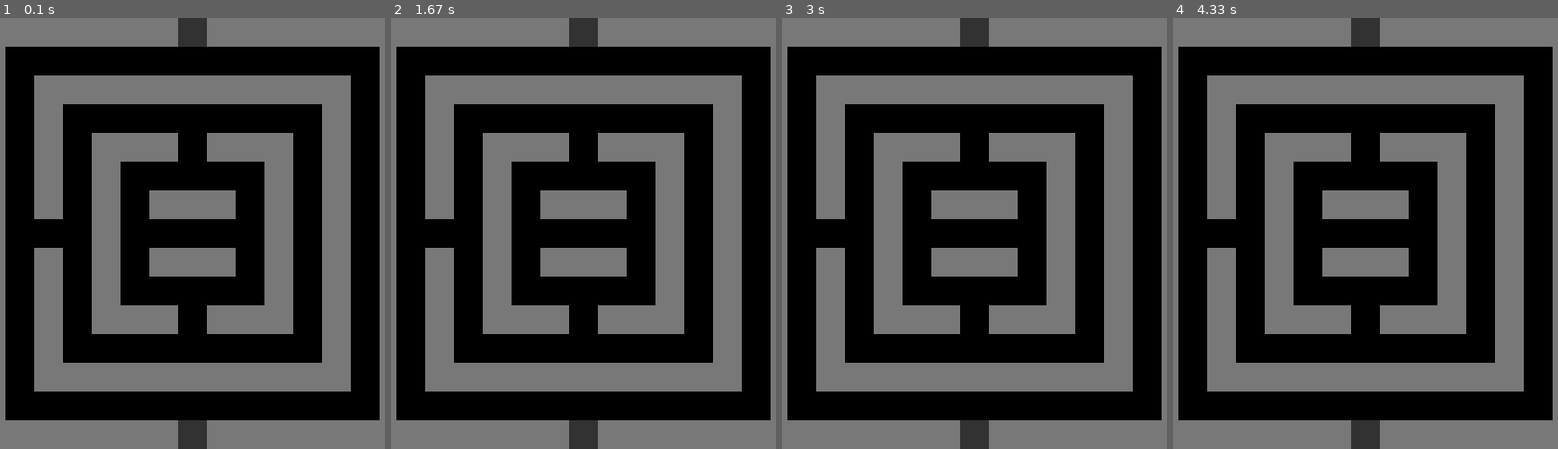
Above: before the commit, frames 1-4 (left to right).
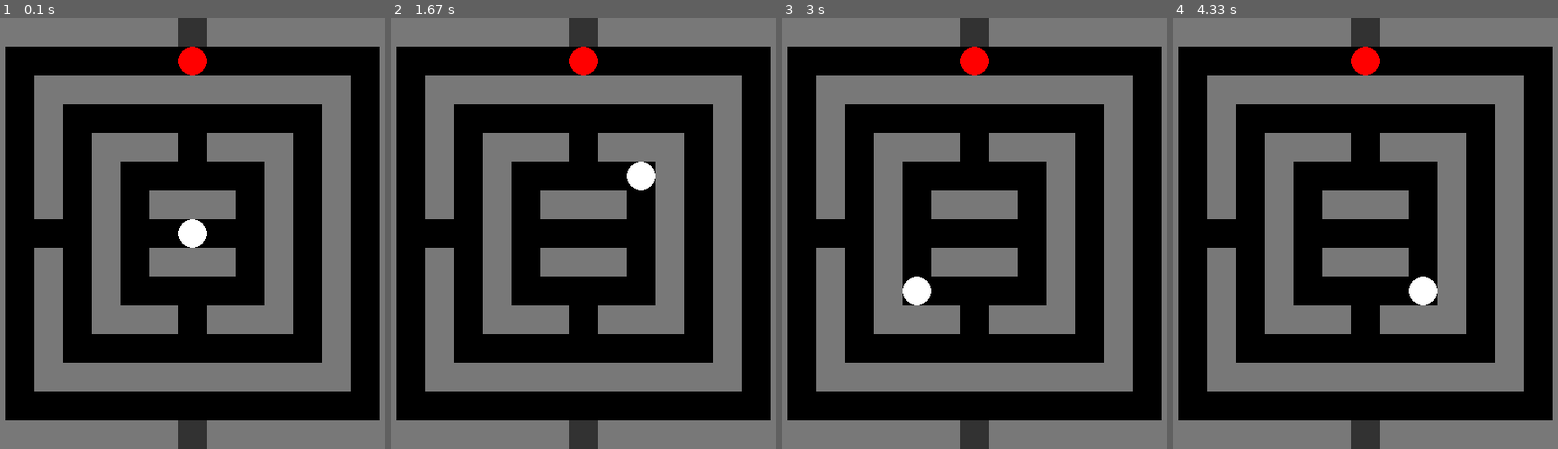
Above: after the commit, the same moments.

Repository: Anechka456/PyGame_project
Game: pygame game, started from pak_man.py
The game is run twice, just before and just after one commit, with the same random seed, the same clock (stepped at 60 frames per second) and the same inputs.
Inputs:
- Up to frame 1 (0.1 s): no input
- Up to frame 2 (1.67 s): hold Right 0.33-0.8 s; hold Up 0.83-1.13 s
- Up to frame 3 (3 s): hold Left 1.67-2.2 s; hold Down 2.23-2.53 s
- Up to frame 4 (4.33 s): hold Up 3-3.37 s; hold Right 3.4-4.03 s; hold Down from 4.07 s (still down)

The runs differ from the first frame. In frame 1, 0.8% of the frame differs, in the area x 46-54%, y 6-54%; in frame 2, 0.8%; in frame 3, 0.8%; in frame 4, 0.8%.

Commit message:
puk призрак не работает

Diff:
--- a/pak_man.py
+++ b/pak_man.py
@@ -5,6 +5,7 @@
 
 MAPS_DIR = "maps"
 TITLE_SIZE = 32
+ENEMY_EVENT_TYPE = 30
 
 
 class laberint:
@@ -25,8 +26,113 @@
             for x in range(self.wigth):
                 rect = pygame.Rect(x * self.tile_size, y * self.tile_size, self.tile_size, self.tile_size)
                 screen.fill(colors[self.get_tile_id((x, y))], rect)
+
     def get_tile_id(self, position):
         return self.map[position[1]][position[0]]
+
+    def is_free(self, position):
+        return self.get_tile_id(position) in self.free_tiles
+
+    def find_path_step(self, start, target):
+        INF = 1000
+        x, y = start
+        distance = [[INF] * self.wigth for _ in range(self.heihgt)]
+        distance[y][x] = 0
+        prev = [[None] * self.wigth for _ in range(self.heihgt)]
+        queue = [(x, y)]
+        while queue:
+            x, y = queue.pop(0)
+            for dx, dy in (1, 0), (0, 1), (-1, 0), (0, -1):
+                next_x, next_y = x + dx, y + dy
+                if 0 <= next_x < self.wigth and 0 <= next_y < self.heihgt and self.is_free((next_x, next_y)) and \
+                        distance[next_y][next_x] == INF:
+                    distance[next_y][next_x] = distance[y][x] + 1
+                    prev[next_y][next_x] = (x, y)
+                    queue.append((next_x, next_y))
+        x, y = target
+        if distance[y][x] == INF or start == target:
+            return start
+        while prev[y][x] != start:
+            x, y = prev[y][x]
+        return x, y
+
+
+class Hero:
+    def __init__(self, position):
+        self.x, self.y = position
+
+    def get_position(self):
+        return self.x, self.y
+
+    def set_position(self, position):
+        self.x, self.y = position
+
+    def render(self, screen):
+        center = self.x * TITLE_SIZE + TITLE_SIZE // 2, self.y * TITLE_SIZE + TITLE_SIZE // 2
+        pygame.draw.circle(screen, (255, 255, 255), center, TITLE_SIZE / 2)
+
+
+class Enemy:
+    def __init__(self, position):
+        self.x, self.y = position
+        self.delay = 100
+        pygame.time.set_timer(ENEMY_EVENT_TYPE, self.delay)
+
+    def get_position(self):
+        return self.x, self.y
+
+    def set_position(self, position):
+        self.x, self.y = position
+
+    def render(self, screen):
+        center = self.x * TITLE_SIZE + TITLE_SIZE // 2, self.y * TITLE_SIZE + TITLE_SIZE // 2
+        pygame.draw.circle(screen, (255, 0, 0), center, TITLE_SIZE / 2)
+
+
+class Game:
+    def __init__(self, labirint, hero, enemy):
+        self.labirint = labirint
+        self.hero = hero
+        self.enemy = enemy
+
+    def render(self, screen):
+        self.labirint.render(screen)
+        self.hero.render(screen)
+        self.enemy.render(screen)
+
+    def update_hero(self):
+        next_x, next_y = self.hero.get_position()
+        if pygame.key.get_pressed()[pygame.K_LEFT]:
+            next_x -= 1
+        if pygame.key.get_pressed()[pygame.K_RIGHT]:
+            next_x += 1
+        if pygame.key.get_pressed()[pygame.K_UP]:
+            next_y -= 1
+        if pygame.key.get_pressed()[pygame.K_DOWN]:
+            next_y += 1
+        if self.labirint.is_free((next_x, next_y)):
+            self.hero.set_position((next_x, next_y))
+
+    def move_enemy(self):
+        next_position = self.labirint.find_path_step(self.enemy.get_position(), self.hero.get_position())
+        self.enemy.set_position(next_position)
+
+    def check_win(self):
+        return self.labirint.get_tile_id(self.hero.get_position()) == 2
+
+    def check_los(self):
+        return self.hero.get_position() == self.enemy.get_position
+
+
+def show_message(screen, message):
+    font = pygame.font.Font(None, 50)
+    text = font.render(message, 1, (50, 70, 0))
+    text_x = width // 2 - text.get_width() // 2
+    text_y = height // 2 - text.get_height() // 2
+    text_w = text.get_width()
+    text_h = text.get_height()
+    pygame.draw.rect(screen, (200, 150, 50), (text_x - 10, text_y - 10, text_w + 20, text_h + 20))
+    screen.blit(text, (text_x, text_y))
 
 
 def main():
@@ -34,15 +140,29 @@
     screen = pygame.display.set_mode(size)
 
     labirint = laberint("simple_map.txt", [0, 2], 2)
+    hero = Hero((7, 7))
+    enemy = Enemy((7, 1))
+    game = Game(labirint, hero, enemy)
 
     clock = pygame.time.Clock()
     running = True
+    game_over = False
     while running:
         for event in pygame.event.get():
             if event.type == pygame.QUIT:
                 running = False
+            if event.type == ENEMY_EVENT_TYPE and game_over:
+                game.move_enemy()
+        if not game_over:
+            game.update_hero()
         screen.fill((0, 0, 0))
-        labirint.render(screen)
+        game.render(screen)
+        if game.check_win():
+            game_over = True
+            show_message(screen, 'You won')
+        if game.check_los():
+            game_over = True
+            show_message(screen, 'You lost')
         pygame.display.flip()
         clock.tick(FPS)
     pygame.quit()
